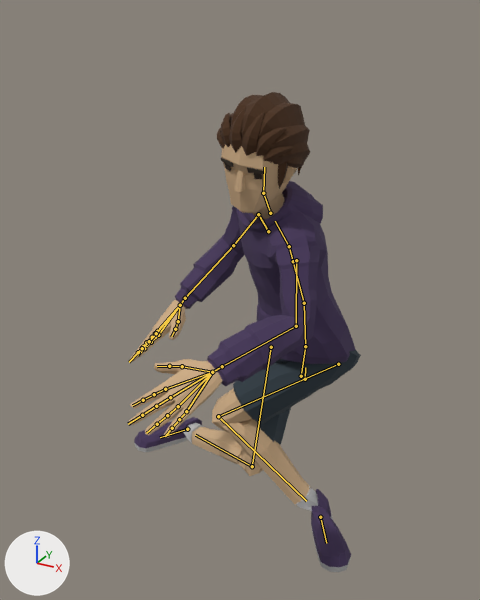
Renders of the glTF model app/src/main/assets/characters/Casual.gltf from each side of a commit.
One viewpoint serves both versions: a camera (50 mm lens) standing at (0.744, -1.773, 1.626) and looking at (-0.123, -0.196, 0.837). The axes (+X, +Y, +Z) are drawn at lower left. The lights are the same throughout. The first picture is the older version. Both versions are drawn at frame 1 of the action 'Throw_BH'; the numbers are the values there. The bones that change, and the others that lie on the model, are drawn over the model as lines.

In view in the first picture: 'Casual_Body', 'Casual_Feet', 'Casual_Head', 'Casual_Legs'.
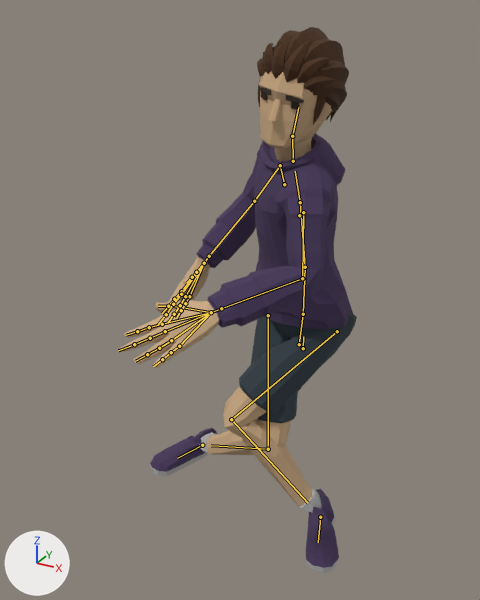
Location of each change, [x1, y1, x2, y2] in pixels of the pictures (480 x 600 px):
'Casual_Body', posed (9% shorter): before [129, 181, 356, 438]; after [119, 133, 353, 368]
'Casual_Head', posed (6% taller): before [217, 92, 310, 219]; after [257, 27, 349, 162]
'Casual_Legs', posed (11% narrower, 24% taller): before [192, 350, 361, 506]; after [207, 314, 357, 508]
'Casual_Feet', posed (13% narrower, 6% shorter): before [134, 417, 351, 572]; after [150, 428, 339, 573]
bone 'Body', root to tip: before (305, 379) to (305, 367); after (303, 348) to (303, 336)
bone 'Hips', root to tip: before (301, 376) to (305, 346); after (299, 344) to (303, 314)
bone 'Abdomen', root to tip: before (305, 346) to (304, 303); after (303, 314) to (305, 267)
bone 'Torso', root to tip: before (304, 303) to (289, 246); after (305, 267) to (300, 202)
bone 'Chest', root to tip: before (289, 246) to (275, 221); after (300, 202) to (295, 171)
bone 'Neck', root to tip: before (270, 213) to (263, 193); after (293, 161) to (292, 136)
bone 'Head', root to tip: before (263, 193) to (264, 167); after (292, 136) to (298, 107)
bone 'UpperArm.L', root to tip: before (296, 260) to (296, 326); after (303, 212) to (302, 278)
bone 'LowerArm.L', root to tip: before (296, 326) to (222, 366); after (302, 278) to (221, 308)
bone 'UpperArm.R', root to tip: before (258, 214) to (233, 245); after (280, 165) to (254, 201)
bone 'LowerArm.R', root to tip: before (233, 245) to (185, 298); after (254, 201) to (209, 256)
bone 'Wrist.R', root to tip: before (185, 298) to (180, 305); after (209, 256) to (204, 263)
bone 'UpperLeg.L', root to tip: before (338, 364) to (218, 416); after (337, 331) to (231, 419)
bone 'LowerLeg.L', root to tip: before (218, 416) to (306, 501); after (231, 419) to (308, 503)
bone 'UpperLeg.R', root to tip: before (271, 347) to (252, 466); after (268, 315) to (268, 449)
bone 'LowerLeg.R', root to tip: before (252, 466) to (195, 435); after (268, 449) to (211, 445)
bone 'Foot.L', root to tip: before (320, 517) to (326, 543); after (320, 517) to (318, 542)
bone 'Foot.R', root to tip: before (187, 429) to (160, 437); after (202, 445) to (177, 458)

What the commit changed:
Bone 'Body' (bone_body) moves from (-0.003, -0.385, -0.068) to (-0.011, -0.265, -0.056).
Bone 'Hips' (bone_hips) turns from (1, -21, -3) to (0, -18, -3) degrees about its own x, y and z.
Bone 'Abdomen' (bone_abdomen) turns from (9, -6, -2) to (5, -11, -3) degrees about its own x, y and z.
Bone 'Torso' (bone_torso) turns from (9, -9, -1) to (5, -14, -2) degrees about its own x, y and z.
Bone 'Chest' (bone_chest) turns from (12, -8, -2) to (6, -9, -4) degrees about its own x, y and z.
Bone 'Neck' (bone_neck) turns from (-5, 18, -11) to (-7, 25, -7) degrees about its own x, y and z.
Bone 'Head' (bone_head) turns from (-23, 14, -8) to (-17, 19, -4) degrees about its own x, y and z.
Bone 'UpperArm.L' (bone_upperarm_l) turns from (-30, -10, -34) to (-39, -6, -17) degrees about its own x, y and z.
Bone 'LowerArm.L' (bone_lowerarm_l) turns from (31, -8, -48) to (21, 10, -51) degrees about its own x, y and z.
Bone 'UpperArm.R' (bone_upperarm_r) turns from (-38, 15, 40) to (-52, 16, 32) degrees about its own x, y and z.
Bone 'LowerArm.R' (bone_lowerarm_r) turns from (-3, -7, 49) to (-23, 9, 44) degrees about its own x, y and z.
Bone 'Wrist.R' (bone_wrist_r) turns from (-5, 0, 11) to (-9, 1, 8) degrees about its own x, y and z.
Bone 'UpperLeg.L' (bone_upperleg_l) turns from (51, 2, 41) to (34, -1, 36) degrees about its own x, y and z.
Bone 'LowerLeg.L' (bone_lowerleg_l) turns from (98, 42, -4) to (75, 39, -11) degrees about its own x, y and z.
Bone 'UpperLeg.R' (bone_upperleg_r) turns from (-1, -27, -10) to (14, -24, -25) degrees about its own x, y and z.
Bone 'LowerLeg.R' (bone_lowerleg_r) turns from (72, -30, 4) to (76, -29, 3) degrees about its own x, y and z.
Bone 'Foot.L' (bone_foot_l) turns from (0, 0, -32) to (0, 0, -18) degrees about its own x, y and z.
Bone 'Foot.R' (bone_foot_r) moves from (-0.435, -0.206, -0.011) to (-0.303, -0.108, -0.04).
Bone 'Foot.R' (bone_foot_r) turns from (0, 0, 32) to (0, 0, 18) degrees about its own x, y and z.
